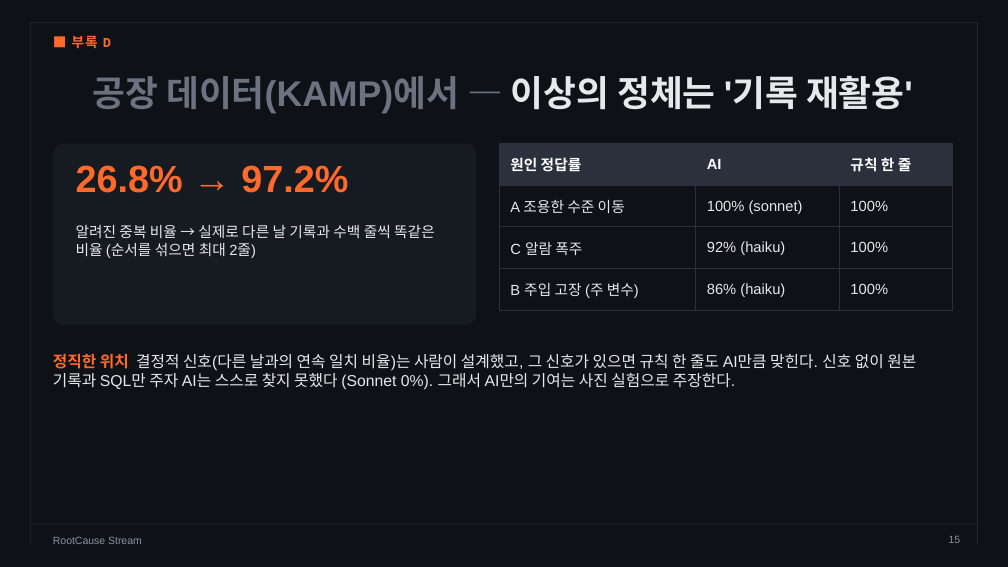
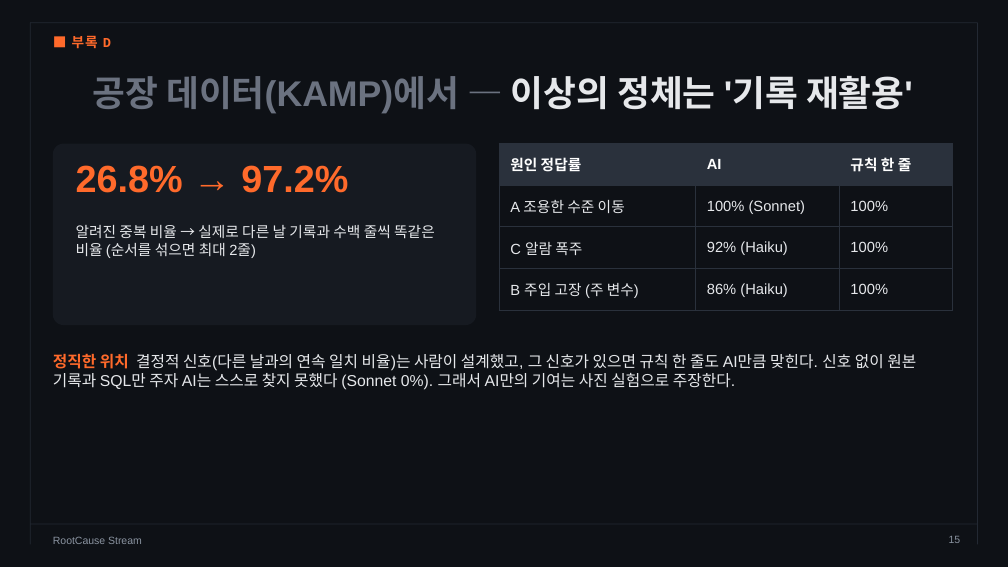
Before and after one commit to dlwogud/rootcause-stream, a slide deck: slide 15 of deck/RootCause_Stream_발표자료.pptx. Drawn at 1008x567 pixels with LibreOffice and Linux fonts; fonts in the diff are those of the drawing; background and template pictures are left out. Boxes give left, top, right and bottom in pixels: in the first picture for what was removed or moved away, otherwise in the second. Text is boxed around its words. In the diff, an @@ line names an element or a change of style, - is before the commit and + after.

```diff
--- a/deck/RootCause_Stream_발표자료.pptx
+++ b/deck/RootCause_Stream_발표자료.pptx
@@ table at (499,144,953,302) @@
-row 2, column 2: 100% (sonnet)
+row 2, column 2: 100% (Sonnet)
-row 3, column 2: 92% (haiku)
+row 3, column 2: 92% (Haiku)
-row 4, column 2: 86% (haiku)
+row 4, column 2: 86% (Haiku)
```
Also in this commit, not shown: 2 other slides changed, 1 other file.
